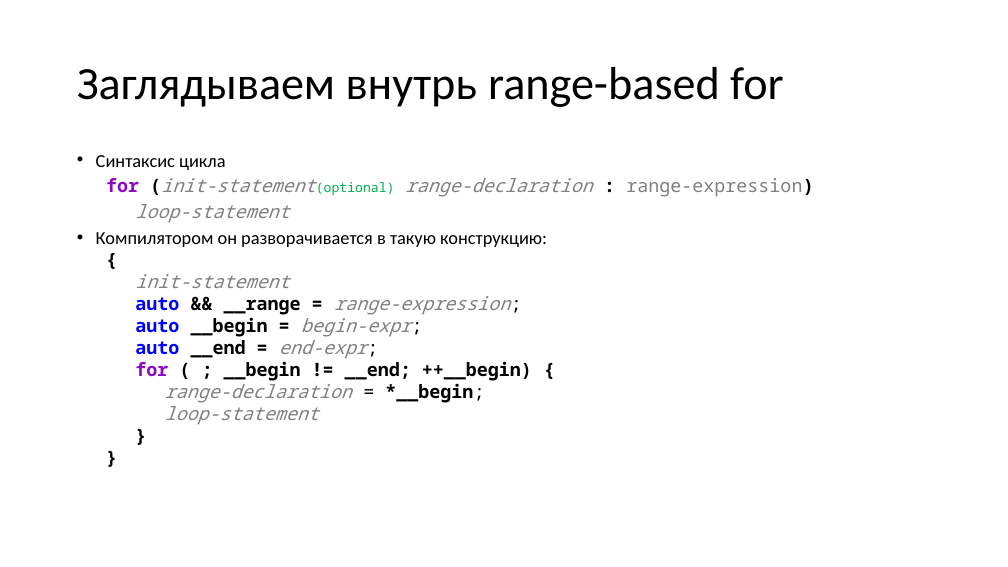
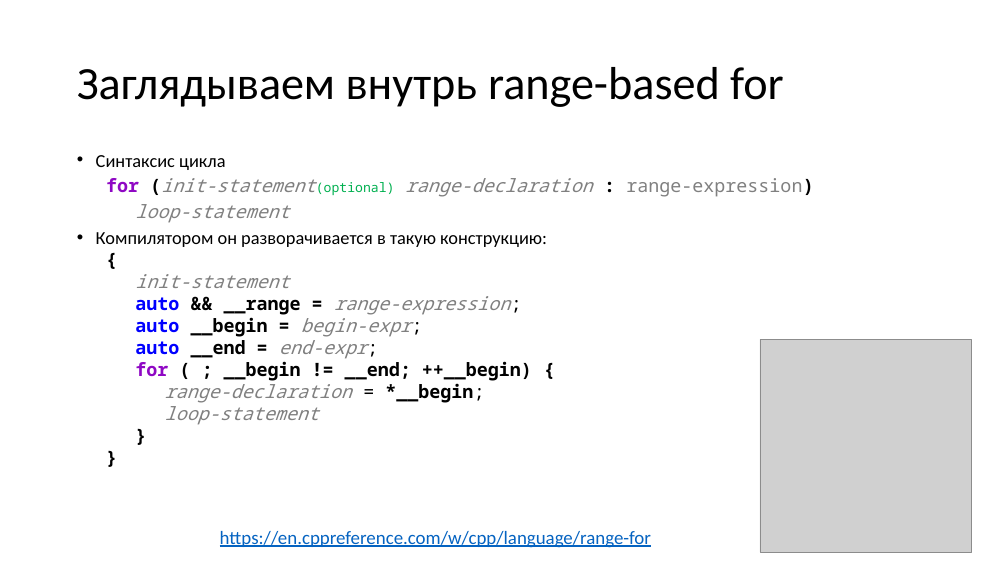
Before and after one commit to alexey-malov/oop, a slide deck: slide 80 of lectures/01/Стандартная библиотека.pptx (slide 71 before the commit). Drawn at 1008x567 pixels with LibreOffice and Linux fonts; fonts in the diff are those of the drawing; grey boxes stand for pictures. Boxes give left, top, right and bottom in pixels: in the first picture for what was removed or moved away, otherwise in the second. Text is boxed around its words. In the diff, an @@ line names an element or a change of style, - is before the commit and + after.

```diff
--- a/lectures/01/Стандартная библиотека.pptx
+++ b/lectures/01/Стандартная библиотека.pptx
@@ picture added at [760,340,971,552] @@
@@ text added at [220,531,651,548], 18 pt, text #0563C1, underline @@
+https://en.cppreference.com/w/cpp/language/range-for
```
Also in this commit, not shown: 8 other slides changed, 11 slides added, 2 slides removed.
